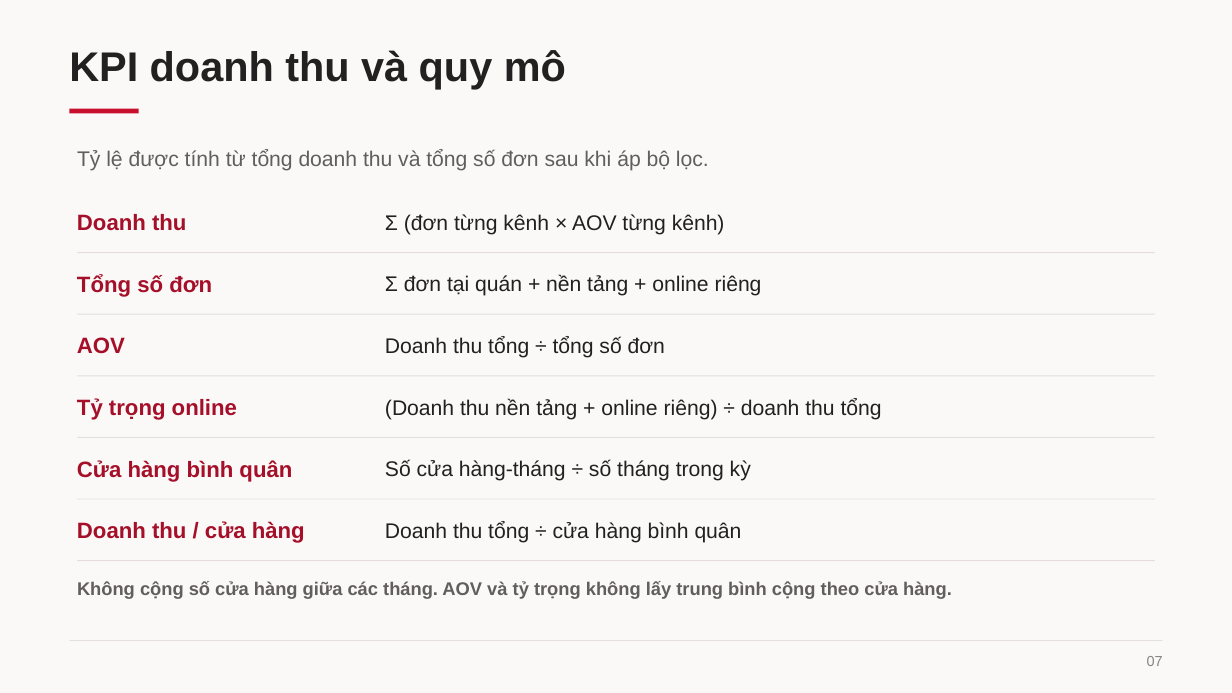
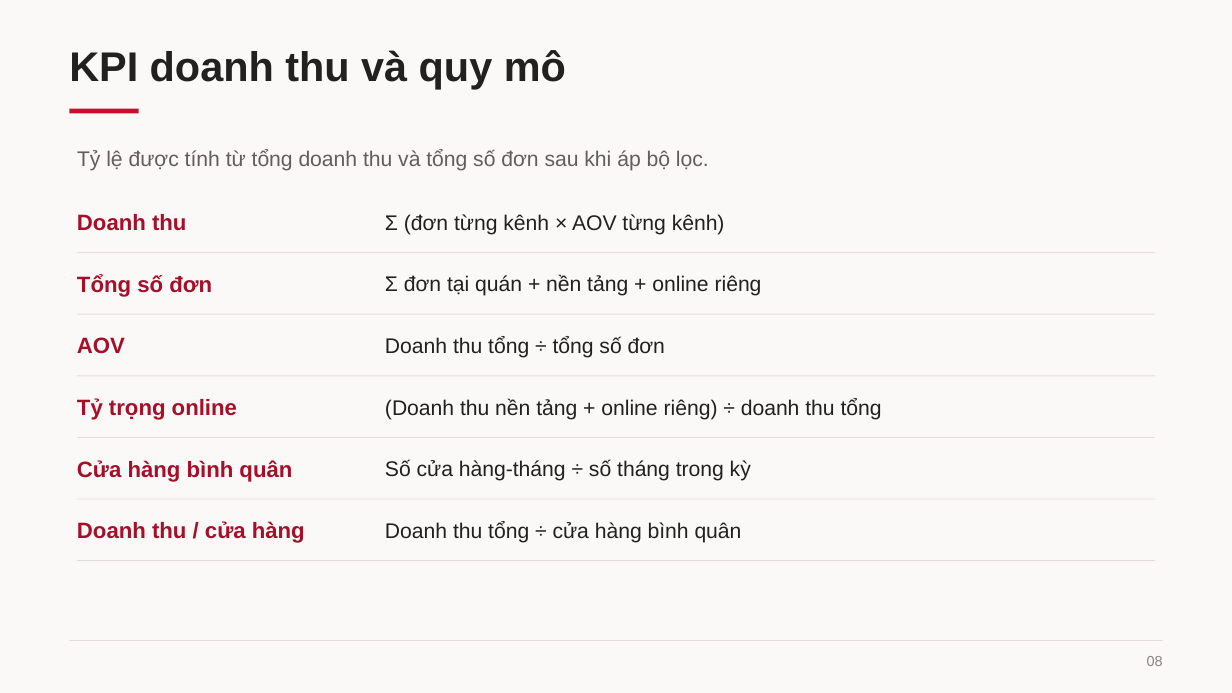
Before and after one commit to haonuongbo/Phan-tich-du-lieu-trong-moi-truong-doanh-nghiep, a slide deck: slide 8 of BaoCao/Nhóm4.pptx (slide 7 before the commit). Drawn at 1232x693 pixels with LibreOffice and Linux fonts; fonts in the diff are those of the drawing. Boxes give left, top, right and bottom in pixels: in the first picture for what was removed or moved away, otherwise in the second. Text is boxed around its words. In the diff, an @@ line names an element or a change of style, - is before the commit and + after.

```diff
--- a/BaoCao/Nhóm4.pptx
+++ b/BaoCao/Nhóm4.pptx
@@ text removed at <box>77,581,952,599</box> @@
-Không cộng số cửa hàng giữa các tháng. AOV và tỷ trọng không lấy trung bình cộng theo cửa hàng.
@@ text at <box>1147,656,1163,666</box>: text changed @@
-07
+08
```
Also in this commit, not shown: 8 other slides changed, 1 slide added.
